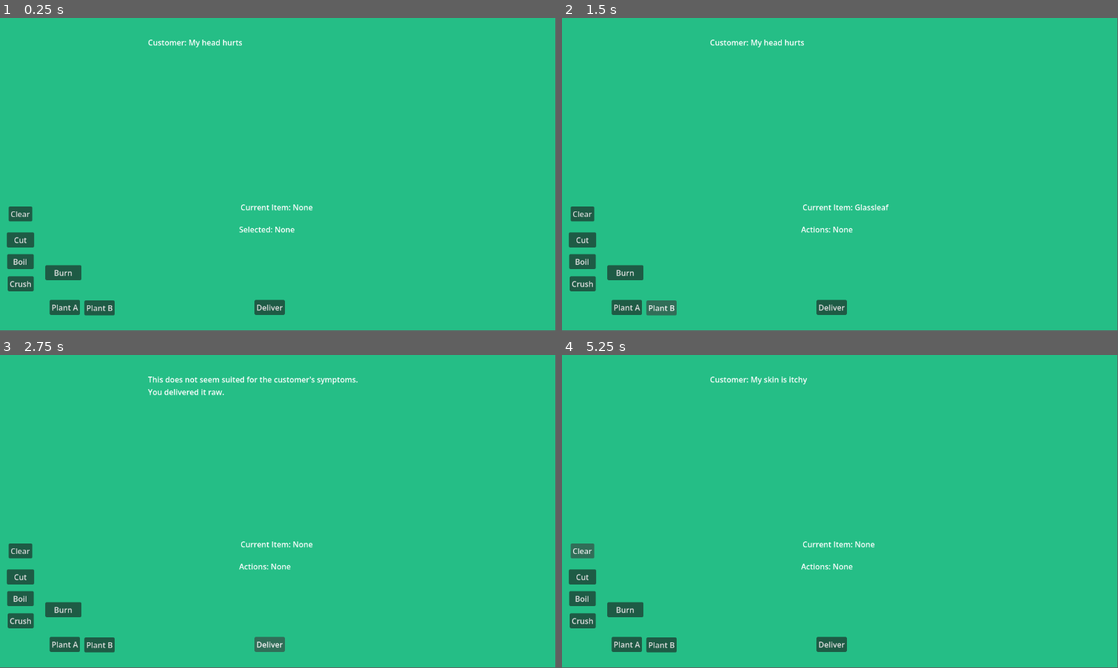
Above: before the commit, frames 1-4 (two rows, left to right).
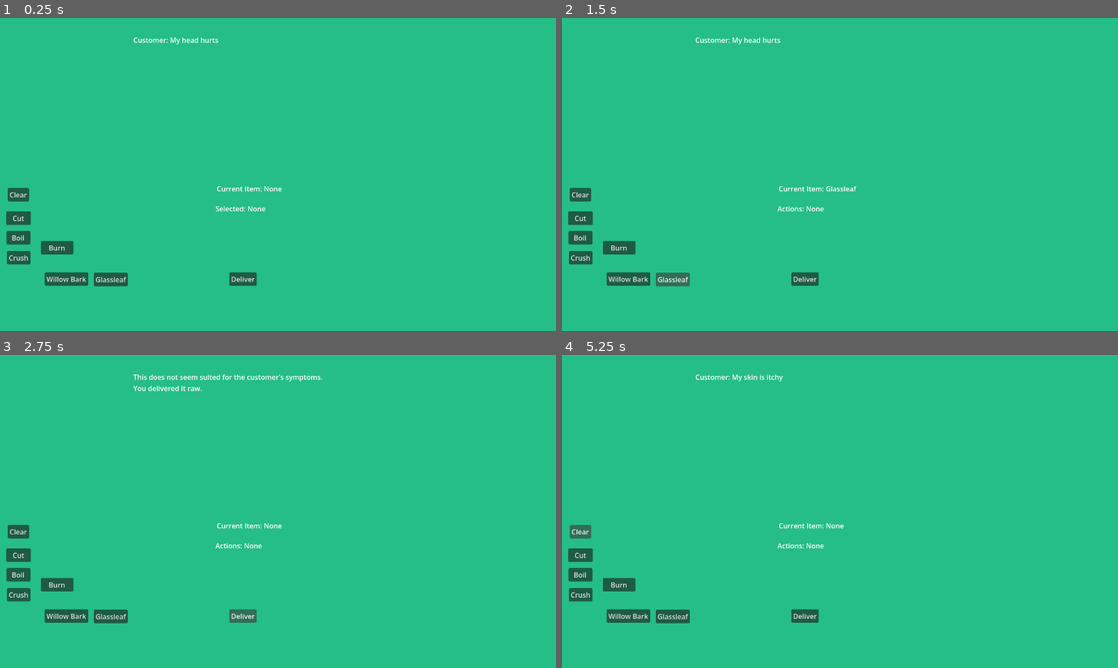
Above: after the commit, the same moments.

Repository: ErrorCodeTaken/alchemist-game
Game: Godot game, scene res://main.tscn
Two runs of this game, one before a commit and one after it. Both use one fixed random seed, a clock stepped at 60 frames per second and the inputs below.
Inputs:
- Up to frame 1 (0.25 s): no input
- Up to frame 2 (1.5 s): click "Plant A" (after the commit: "Willow Bark") at 0.5 s; click "Plant B" (after the commit: "Glassleaf") at 1.25 s
- Up to frame 3 (2.75 s): click "Deliver" at 2 s
- Up to frame 4 (5.25 s): click "Crush" at 2.75 s; click "Boil" at 3.5 s; click "Cut" at 4.25 s; click "Clear" at 5 s
The window is 799x449 before the commit and 800x450 after it. Grey fills any space a smaller window leaves; there, only what the larger window draws over its background counts as a difference.

The runs differ from the first frame. In frame 1, 3.6% of the frame differs, in the area x 1-57%, y 6-96%; in frame 2, 3.6%; in frame 3, 4.1%, in the area x 1-65%, y 6-96%; in frame 4, 3.6%.

Commit message:
renamed plant a and b
Renaming buttons only. Changed button positions

Diff:
--- a/main.tscn
+++ b/main.tscn
@@ -41,15 +41,15 @@
 offset_top = 585.0
 offset_right = 166.0
 offset_bottom = 616.0
-text = "Plant A"
+text = "Willow Bark"
 
 [node name="PlantB" type="Button" parent="." unique_id=402672413]
 layout_mode = 0
-offset_left = 175.0
+offset_left = 216.0
 offset_top = 586.0
-offset_right = 238.0
+offset_right = 294.0
 offset_bottom = 617.0
-text = "Plant B"
+text = "Glassleaf"
 
 [node name="Deliver" type="Button" parent="." unique_id=836637567]
 layout_mode = 0
--- a/project.godot
+++ b/project.godot
@@ -15,6 +15,13 @@
 config/features=PackedStringArray("4.6", "GL Compatibility")
 config/icon="res://icon.svg"
 
+[display]
+
+window/size/viewport_width=1280
+window/size/viewport_height=720
+window/size/resizable=false
+window/stretch/mode="viewport"
+
 [physics]
 
 3d/physics_engine="Jolt Physics"
